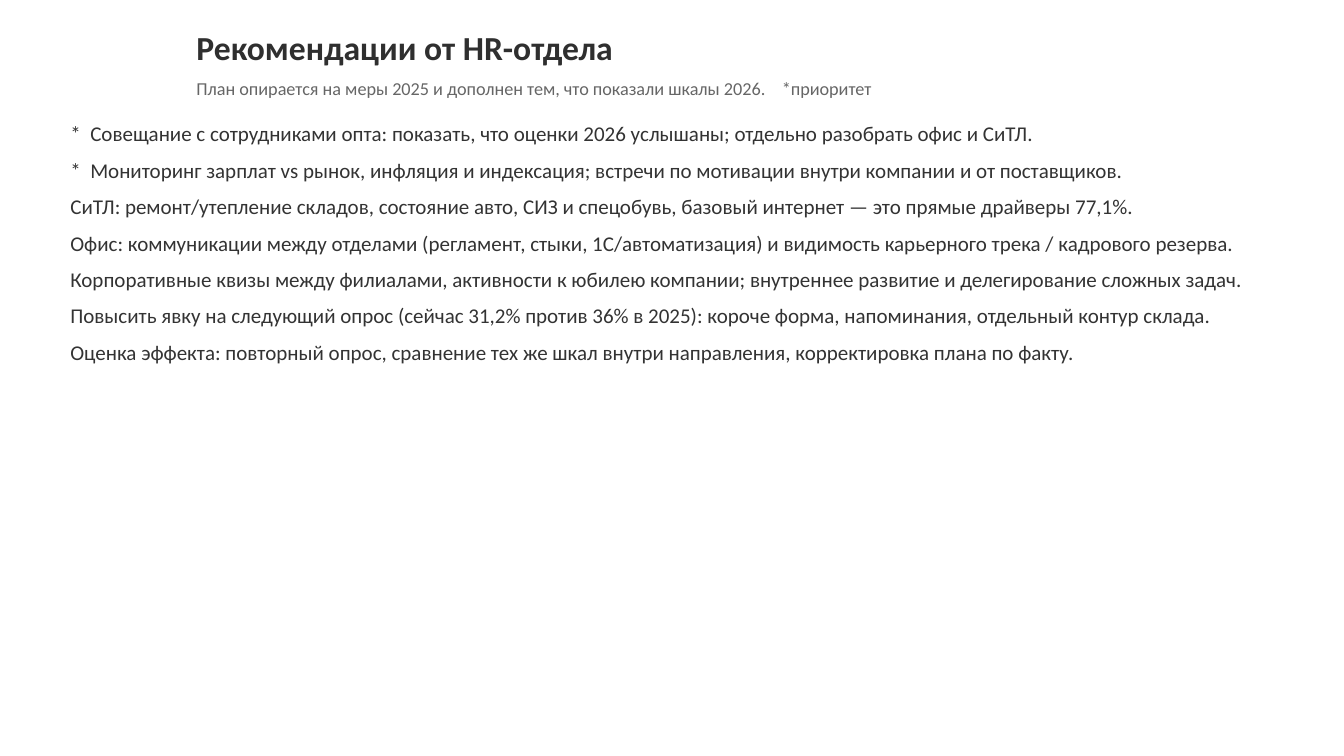
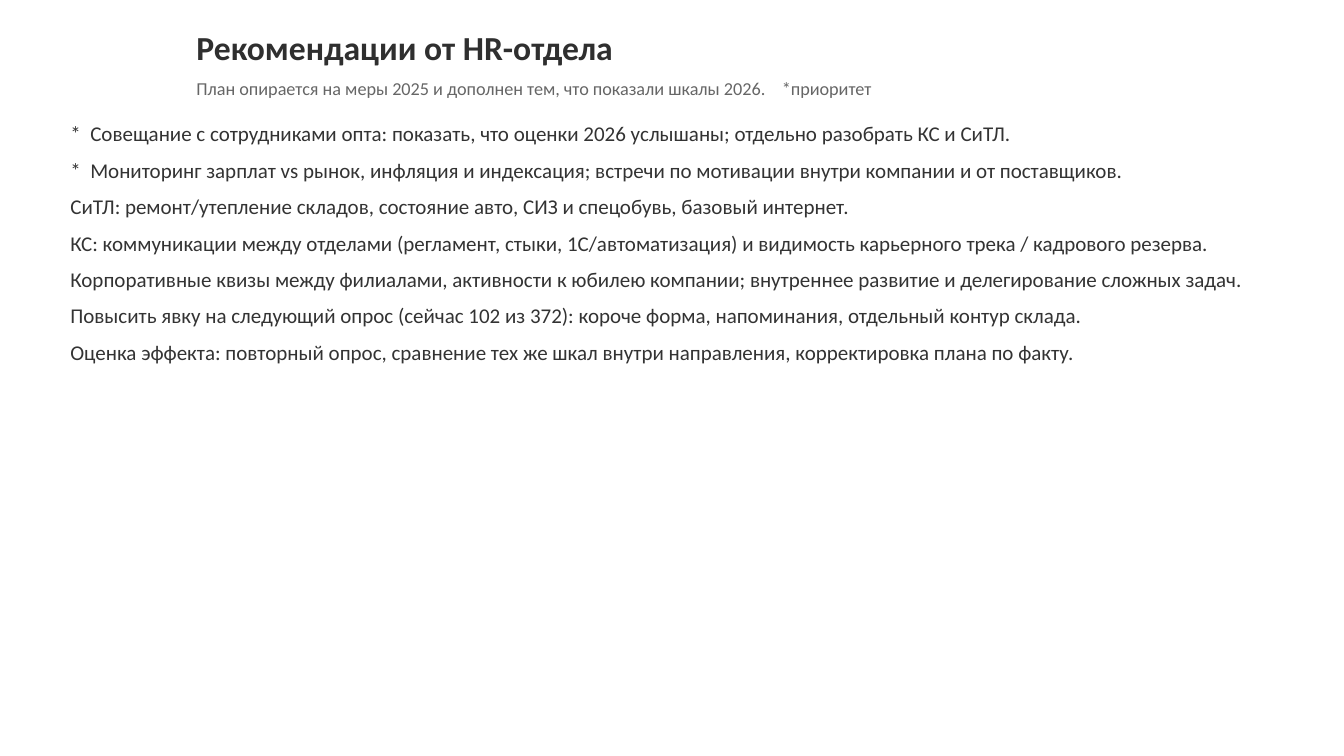
Before and after one commit to mclounge8-prog/imperialmc, a slide deck: slide 8 of reports/Otsenka_Vovlechennosti_2026_god.pptx (slide 7 before the commit). Drawn at 1344x756 pixels with LibreOffice and Linux fonts; fonts in the diff are those of the drawing; background and template pictures are left out. Boxes give left, top, right and bottom in pixels: in the first picture for what was removed or moved away, otherwise in the second. Text is boxed around its words. In the diff, an @@ line names an element or a change of style, - is before the commit and + after.

```diff
--- a/reports/Otsenka_Vovlechennosti_2026_god.pptx
+++ b/reports/Otsenka_Vovlechennosti_2026_god.pptx
@@ text at <box>90,126,1011,145</box>: text changed @@
-* Совещание с сотрудниками опта: показать, что оценки 2026 услышаны; отдельно разобрать офис и СиТЛ.
+* Совещание с сотрудниками опта: показать, что оценки 2026 услышаны; отдельно разобрать КС и СиТЛ.
@@ text at <box>70,199,1207,255</box>: text changed @@
-СиТЛ: ремонт/утепление складов, состояние авто, СИЗ и спецобувь, базовый интернет — это прямые драйверы 77,1%.
-Офис: коммуникации между отделами (регламент, стыки, 1С/автоматизация) и видимость карьерного трека / кадрового резерва.
+СиТЛ: ремонт/утепление складов, состояние авто, СИЗ и спецобувь, базовый интернет.
+КС: коммуникации между отделами (регламент, стыки, 1С/автоматизация) и видимость карьерного трека / кадрового резерва.
@@ text at <box>70,308,1081,327</box>: text changed @@
-Повысить явку на следующий опрос (сейчас 31,2% против 36% в 2025): короче форма, напоминания, отдельный контур склада.
+Повысить явку на следующий опрос (сейчас 102 из 372): короче форма, напоминания, отдельный контур склада.
```
Also in this commit, not shown: 6 other slides changed, 1 slide added, 1 other file.
